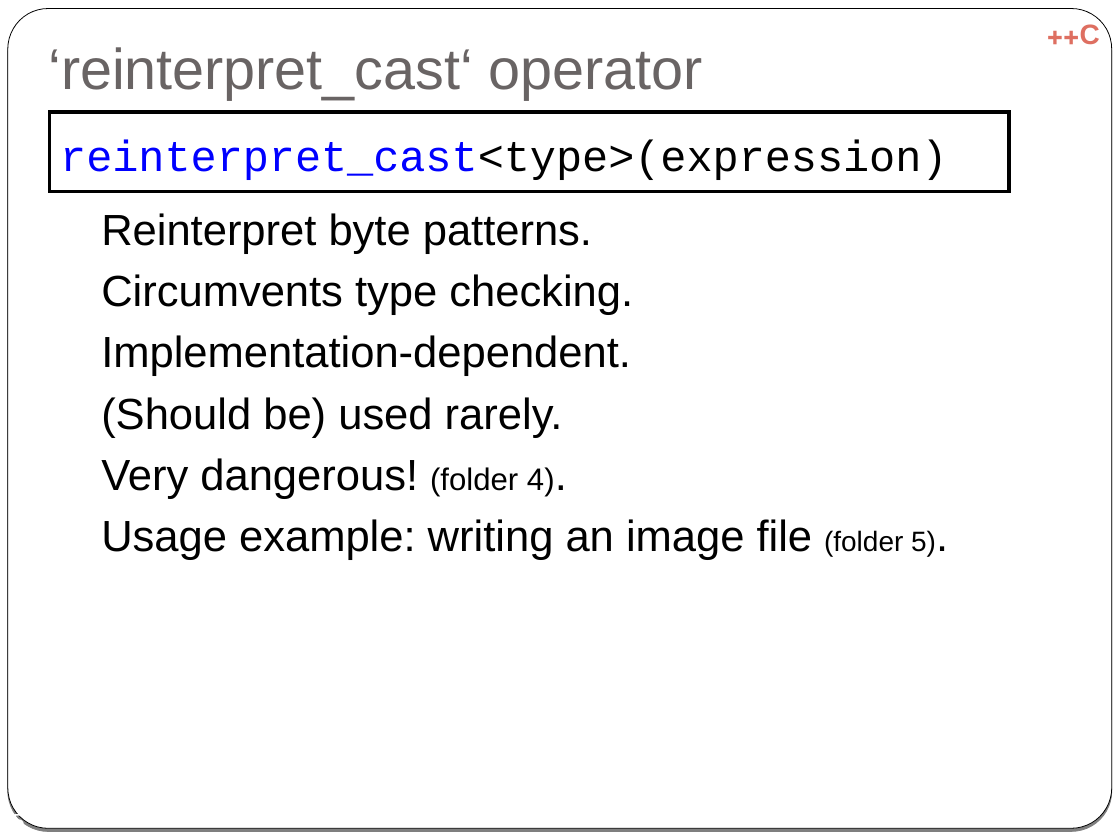
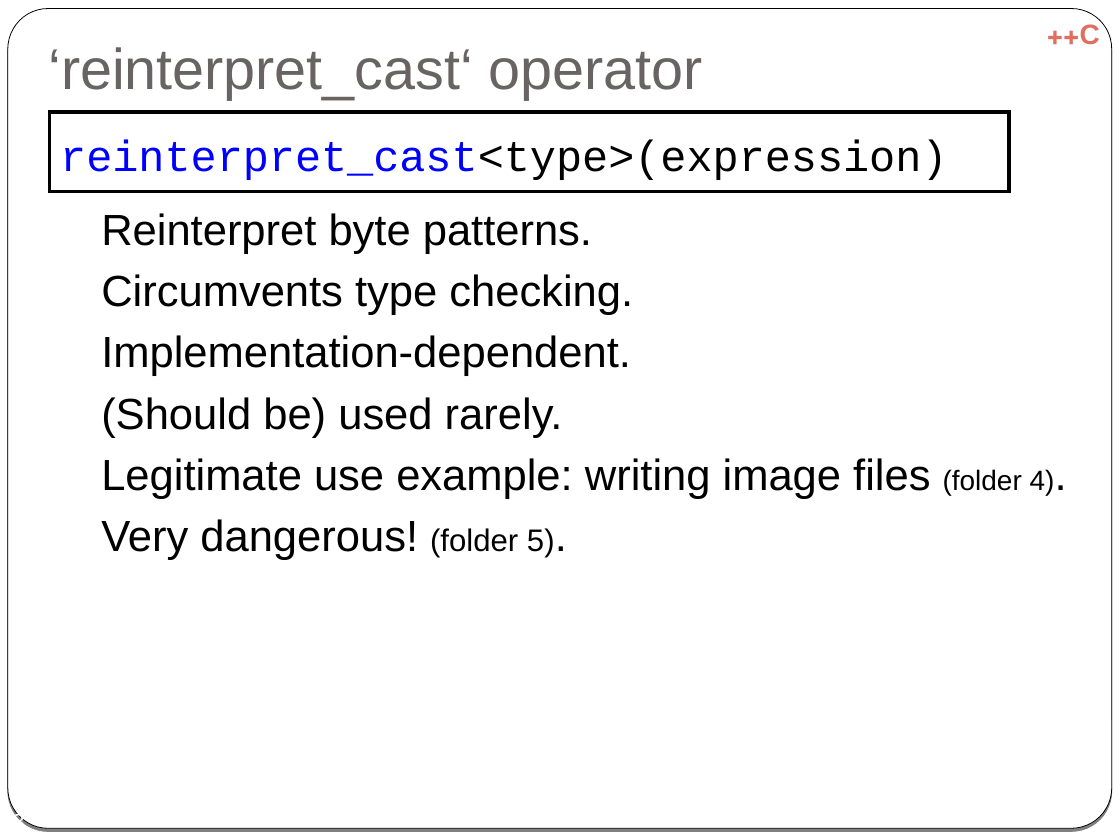
Before and after one commit to cpp-at-ariel/cpp-5781, a slide deck: slide 3 of 07-rtti/slides-1-rtti.odp (slide 5 before the commit). Drawn at 1120x840 pixels with LibreOffice and Linux fonts; fonts in the diff are those of the drawing. Boxes give left, top, right and bottom in pixels: in the first picture for what was removed or moved away, otherwise in the second. Text is boxed around its words. In the diff, an @@ line names an element or a change of style, - is before the commit and + after.

```diff
--- a/07-rtti/slides-1-rtti.odp
+++ b/07-rtti/slides-1-rtti.odp
@@ text at (101, 458, 1055, 560): text changed @@
-● Very dangerous! (folder 4).
-● Usage example: writing an image file (folder 5).
+● Legitimate use example: writing image files (folder 4).
+● Very dangerous! (folder 5).
```
Also in this commit, not shown: 2 other slides changed, 11 slides removed, 15 other files.
